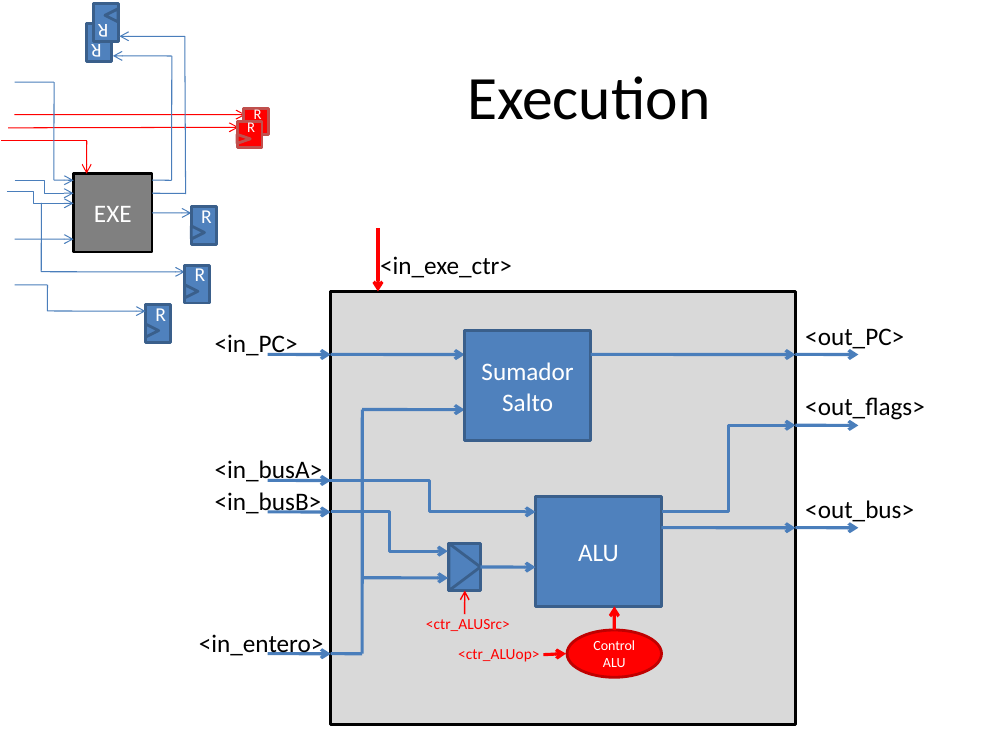
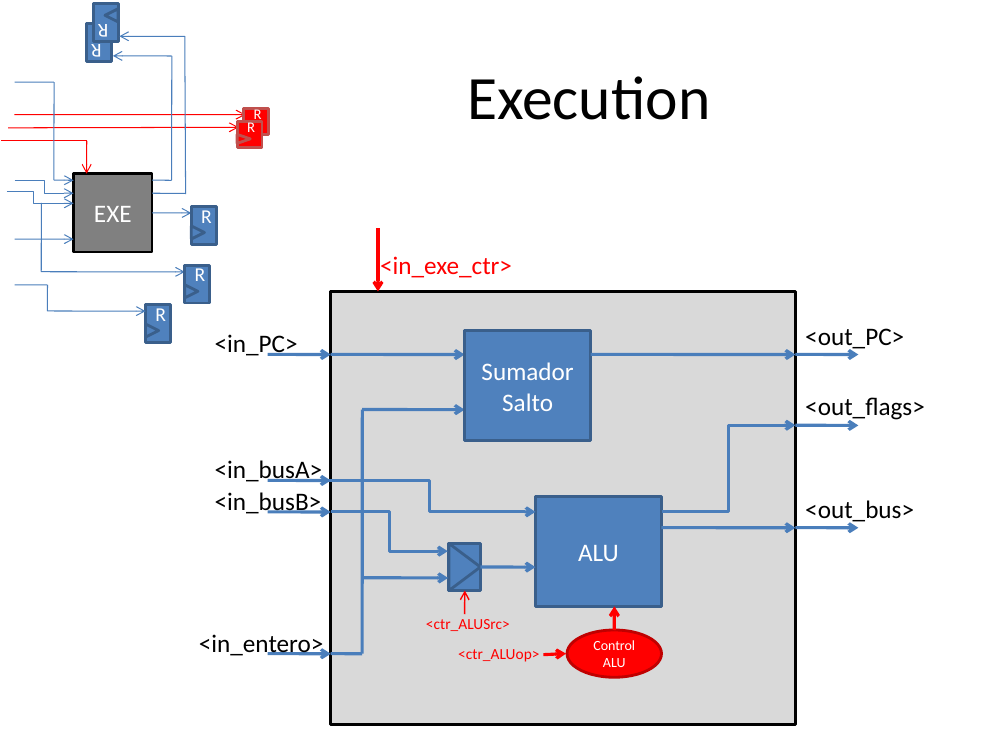
Before and after one commit to Agamb01/TFG, a slide deck: slide 4 of PDFs/Representación Procesador.pptx. Drawn at 1008x756 pixels with LibreOffice and Linux fonts; fonts in the diff are those of the drawing. Boxes give left, top, right and bottom in pixels: in the first picture for what was removed or moved away, otherwise in the second. Text is boxed around its words. In the diff, an @@ line names an element or a change of style, - is before the commit and + after.

```diff
--- a/PDFs/Representación Procesador.pptx
+++ b/PDFs/Representación Procesador.pptx
@@ text "<in_exe_ctr>" at [380, 256, 512, 278]: text colour #000000 to #FF0000 @@
```
Also in this commit, not shown: 2 other slides changed, 1 slide added, 34 other files.
